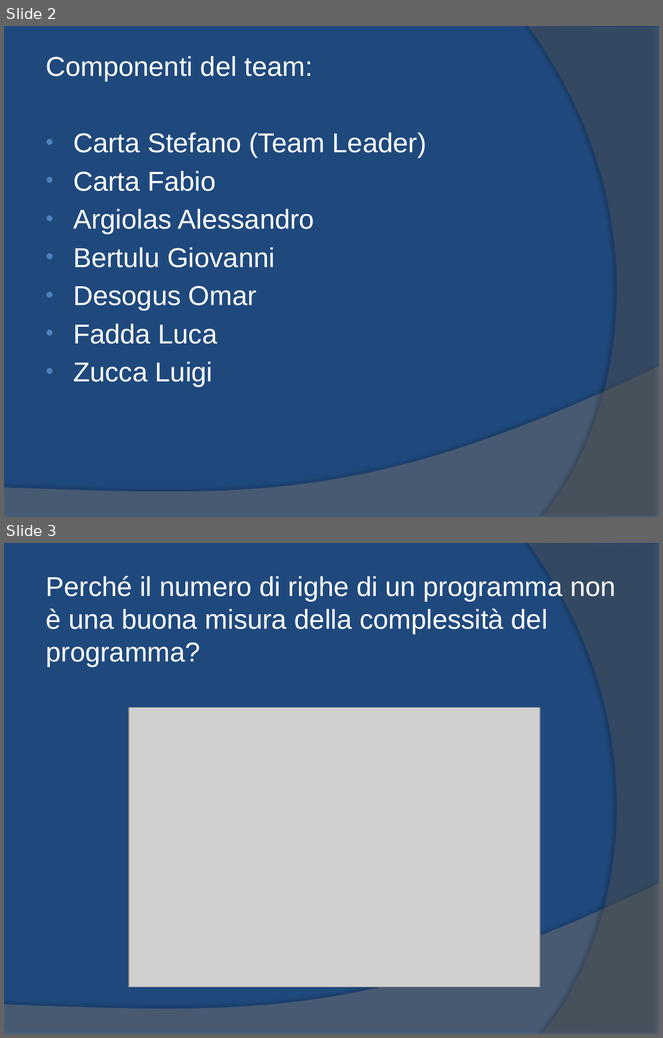
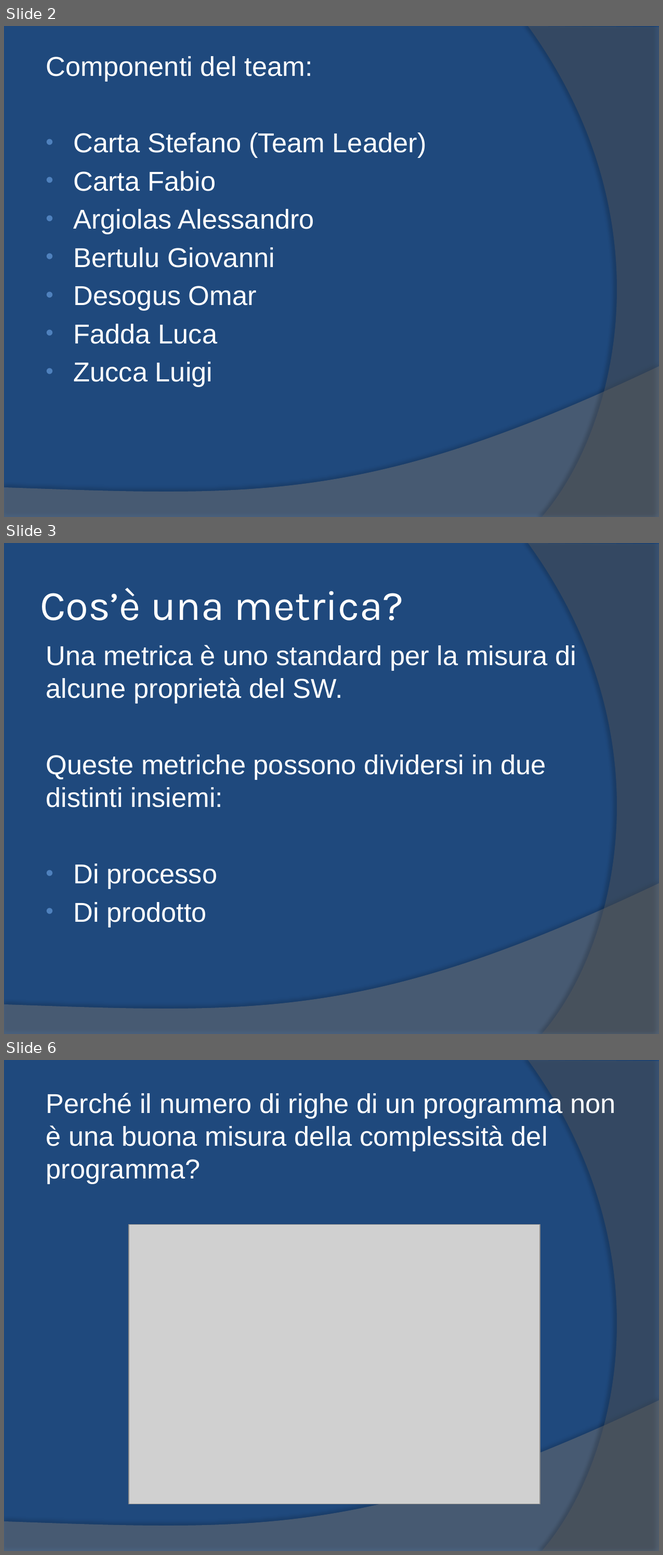
Before and after one commit to yan0z/ISW, a slide deck: Quesito 2 Team/1.ISW-Metrica.pptx. Shown one above the other, each under a label of ours: slides 2 and 3 before the commit, slides 2, 3 and 6 after it; the slides between them are not shown. The pictures are 663x1038 and 663x1555 pixels, drawn with LibreOffice and Linux fonts; fonts in the diff are those of the drawing; grey boxes stand for pictures. Boxes give left, top, right and bottom in pixels: in the first picture for what was removed or moved away, otherwise in the second. Text is boxed around its words. In the diff, an @@ line names an element or a change of style, - is before the commit and + after.

Commit message:
Aggiornamento isw-metrica

```diff
--- a/Quesito 2 Team/1.ISW-Metrica.pptx
+++ b/Quesito 2 Team/1.ISW-Metrica.pptx
@@ slide 3 added at [4,543,659,1034], background #1F497D; not listed: 2 template elements that a slide beside it also shows @@
@@ title added at [40,588,404,620], 46 pt, text #FFFFFF @@
+Cos’è una metrica?
@@ text added at [46,645,577,928], 30 pt, text #FFFFFF @@
+Una metrica è uno standard per la misura di alcune proprietà del SW.
+Queste metriche possono dividersi in due distinti insiemi:
+• Di processo
+• Di prodotto
@@ what was slide 3 is now slide 6 @@
```
Also in this commit, not shown: 2 slides changed, 6 other slides added, 6 other files.
